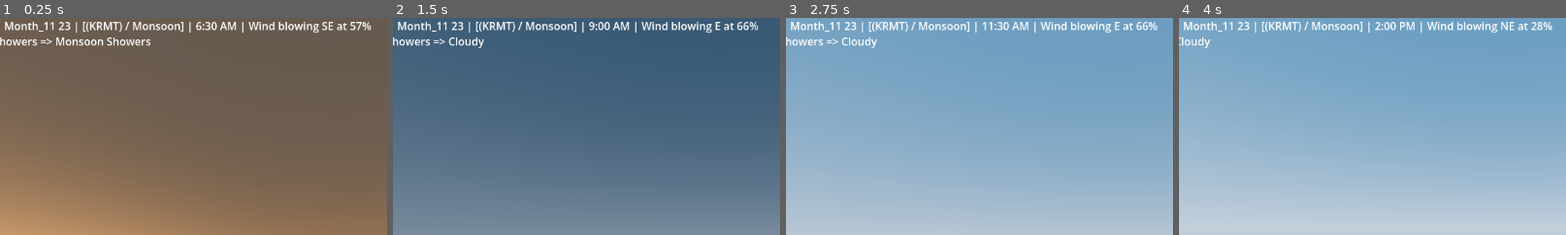
Above: before the commit, frames 1-4 (left to right).
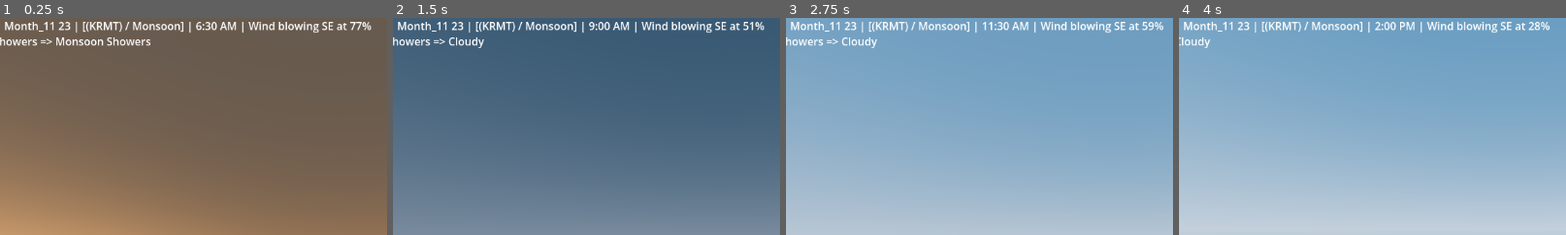
Above: after the commit, the same moments.

Repository: berukyilma111-svg/Low_Open_World
Game: Godot game, scene res://level.tscn
Two runs of this game, one before a commit and one after it. Both use one fixed random seed, a clock stepped at 60 frames per second and the inputs below. The project has no main scene, so this scene is started directly.
Inputs (mouse positions are % of the whole screen's width and height, from its top left):
- Up to frame 1 (0.25 s): no input
- Up to frame 2 (1.5 s): move the mouse to (55, 50) at 0.52 s; hold Shift (PaceUp) from 0.53 s (still down); tap Space (Jump) at 0.77 s; move the mouse to (45, 50) at 1.27 s
- Up to frame 3 (2.75 s): keep holding Shift (PaceUp); tap Space (Jump) at 1.52 s; move the mouse to (52, 48) at 2.02 s
- Up to frame 4 (4 s): keep holding Shift (PaceUp); tap Enter at 2.75 s; move the mouse to (49, 52) at 2.77 s; tap Space (Jump) at 3.02, 3.77 s; move the mouse to (57, 51) at 3.52 s
The pictures show only the part of the screen within x 8-57%, y 0-50%; the shares and areas given below are measured in that part.

The runs differ from the first frame. In frame 1, less than 0.1% of the frame differs, in the area x 90-92%, y 1-6%; in frame 2, 0.3%; in frame 3, 0.3%; in frame 4, 0.4%, in the area x 82-97%, y 1-6%.

Commit message:
Make the wind gust and wander instead of holding for 3 hours
The strength picked each weather period is now a centre the wind gusts
around (up to 35% either way), and the direction wanders up to about 20
degrees either side, both following smooth irregular waves on real time.
wind_strength and wind_direction are read-only properties giving the wind
right now, and the shader globals are refreshed each frame.

Co-Authored-By: Claude Opus 5.5 <noreply@anthropic.com>
Claude-Session: https://claude.ai/code/session_01VrNHH5CVHxY5GmuhFF4bMp

Diff:
--- a/world-test-low/Sky_System/weather_conditions.gd
+++ b/world-test-low/Sky_System/weather_conditions.gd
@@ -53,19 +53,35 @@
 }
 # Most the wind direction can swing when the weather changes (radians; PI / 4 = 45 degrees)
 const WIND_DIRECTION_SWING := PI / 4.0
+# How far gusts push the strength above and below the period's value (0.35 = up to 35% either way)
+const WIND_GUST_SHARE := 0.35
+# How far the direction wanders either side of the period's direction (radians; 0.35 = ~20 degrees)
+const WIND_DIRECTION_WANDER := 0.35
 
 @export var sky: SkyScript
 @export var heatwave_strength: float = 0.16  # heatwave_intensity sent during a heat wave
 
-## The world's wind, for scripts to read; shaders read the wind_strength and wind_direction globals.
-var wind_strength := 0.0
-var wind_direction := Vector2.RIGHT  # horizontal and normalised: x = world X, y = world Z
+## The world's wind right now, for scripts to read; shaders read the wind_strength and
+## wind_direction globals. Both keep gusting and wandering around the values picked for the
+## current weather period, so the wind never holds still.
+var wind_strength: float:
+	get: return clampf(_period_wind_strength * (1.0 + WIND_GUST_SHARE * _gust(0.9, 2.3, 0)), 0.0, 1.0)
+var wind_direction: Vector2:  # horizontal and normalised: x = world X, y = world Z
+	get: return _period_wind_direction.rotated(WIND_DIRECTION_WANDER * _gust(0.25, 0.6, 2))
+var _period_wind_strength := 0.0
+var _period_wind_direction := Vector2.RIGHT
+var _gust_offsets: Array[float] = [0.0, 0.0, 0.0, 0.0]  # re-rolled each period so no two gust patterns match
 var _last_sent_amounts := {}
 var _random := RandomNumberGenerator.new()
 
 func _ready() -> void:
 	_random.randomize()
-	wind_direction = Vector2.RIGHT.rotated(_random.randf() * TAU)
+	_period_wind_direction = Vector2.RIGHT.rotated(_random.randf() * TAU)
+
+# The gusting wind is sent to the shader globals every frame so grass and trees sway smoothly.
+func _process(_delta: float) -> void:
+	RenderingServer.global_shader_parameter_set(&"wind_strength", wind_strength)
+	RenderingServer.global_shader_parameter_set(&"wind_direction", wind_direction)
 
 ## Called by Weather Data at the start of each 3-hour weather period.
 func apply_weather(current_weather: int, next_weather: int) -> void:
@@ -80,11 +96,17 @@
 	_set_wind(current_weather)
 	sky.set_weather_profiles(current_profile, WEATHER_PROFILES[next_weather])
 
-# Picks a wind strength from the weather's range and swings the direction a little from where
-# it was, then publishes both as shader globals (declared in project.godot).
+# Picks the period's wind strength from the weather's range and swings its direction a little
+# from where it was. The wind then gusts and wanders around these values (see wind_strength).
 func _set_wind(weather: int) -> void:
 	var strength_range: Vector2 = WIND_STRENGTH_RANGE[weather]
-	wind_strength = _random.randf_range(strength_range.x, strength_range.y)
-	wind_direction = wind_direction.rotated(_random.randf_range(-WIND_DIRECTION_SWING, WIND_DIRECTION_SWING))
-	RenderingServer.global_shader_parameter_set(&"wind_strength", wind_strength)
-	RenderingServer.global_shader_parameter_set(&"wind_direction", wind_direction)
+	_period_wind_strength = _random.randf_range(strength_range.x, strength_range.y)
+	_period_wind_direction = _period_wind_direction.rotated(_random.randf_range(-WIND_DIRECTION_SWING, WIND_DIRECTION_SWING))
+	for index in _gust_offsets.size():
+		_gust_offsets[index] = _random.randf() * TAU
+
+# A smooth, irregular wave between -1 and 1: two waves at different speeds added together, so
+# the pattern doesn't visibly repeat. Runs on real seconds, so gusts look the same at any time speed.
+func _gust(slow_speed: float, fast_speed: float, first_offset: int) -> float:
+	var seconds := Time.get_ticks_msec() / 1000.0
+	return 0.6 * sin(seconds * slow_speed + _gust_offsets[first_offset]) + 0.4 * sin(seconds * fast_speed + _gust_offsets[first_offset + 1])
